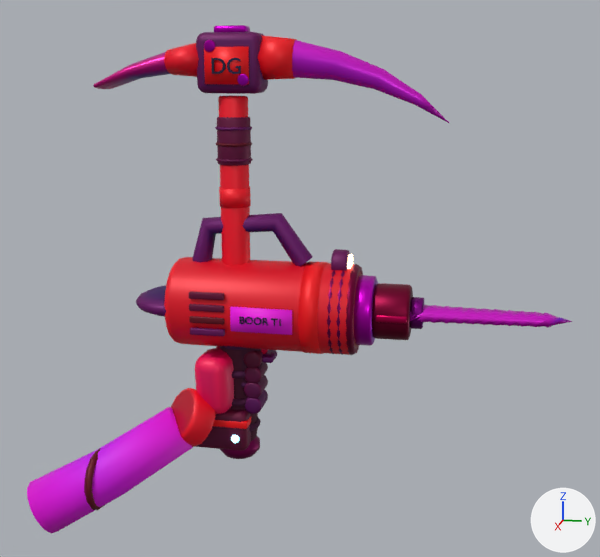
Two versions of the glTF model game/assets/models/tools.glb, one commit apart.
One viewpoint serves both versions: a 50 mm lens placed at (1.301, 0.368, 0.503), pointed at (0.04, 0.116, 0.188). Arrows for +X, +Y and +Z are at lower right; the lights stay in place. The older version comes first. Where no turn or scale is listed for an object, it has been applied to the vertices. Vertices at exactly the same position are counted once.

Names of what the first picture shows: 'Drill', 'Drill_Bit', 'Glove', 'Pickaxe'.
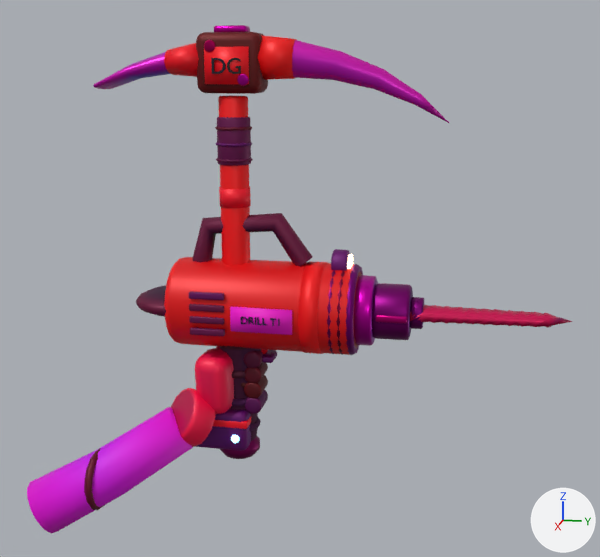
What differs and where, as boxes (x1, y1, x2, y2) in the pictures (600 x 557 px):
part 1 of me_drill, reshaped: before (239, 316, 277, 326); after (241, 317, 276, 326)
part 2 of me_drill, recoloured: (136, 213, 413, 451) in both
part 3 of me_drill_bit, recoloured (darker): (410, 297, 572, 329) in both
part 4 of me_glove, recoloured: (170, 351, 268, 446) in both
part 5 of me_pickaxe, recoloured: (93, 25, 446, 453) in both

The change, as a list of edits to the scene's bpy script:
```text
Change me_drill:
    used by ob_drill; location = (0.0, 0.0, 0.0)
    remove me_drill.from_pydata(...)  # 3982 vertices, 7832 faces; spans x -0.079..0.079, y -0.175..0.29, z -0.121..0.285
    add me_drill.from_pydata(...)  # 3070 vertices, 5976 faces; spans x -0.079..0.079, y -0.175..0.29, z -0.121..0.285
    me_drill part 1: 54 vertices moved from x 0.076..0.079, y 0.03..0.077, z 0.119..0.13 to x 0.076..0.079, y 0.032..0.085, z 0.119..0.13; 668 vertices removed from x 0.076..0.079, y 0.026..0.087, z 0.119..0.131; 212 vertices added at x 0.076..0.079, y 0.028..0.085, z 0.119..0.13
    me_drill part 2: 4614 kept faces spanning x -0.079..0.079, y -0.175..0.29, z -0.121..0.285 get new vertex colours; the middle colour goes from pink #ff00a8 to pink #ff00b7
    other edits to the shape of me_drill do not show in these pictures
Change me_drill_bit:
    where me_drill_bit.from_pydata(...)  # 229 vertices, 450 faces; spans x -0.031..0.031, y 0.0..0.25, z -0.026..0.026
    used by ob_drill_bit; location = (0.0, 0.29, 0.13)
    me_drill_bit part 3: 450 faces centred in x -0.028..0.028, y 0.0..0.237, z -0.025..0.025 are repainted in the vertex colours; the middle colour goes from pink #ff00f9 to pink #ff0069
Change me_glove:
    where me_glove.from_pydata(...)  # 1732 vertices, 3400 faces; spans x -0.048..0.176, y -0.335..0.048, z -0.251..0.088
    used by ob_glove; location = (0.0, 0.0, 0.0)
    me_glove part 4: 3400 kept faces spanning x -0.048..0.176, y -0.335..0.048, z -0.251..0.088 get new vertex colours; the middle colour goes from pink #f500ba to pink #f500c1
Change me_pickaxe:
    where me_pickaxe.from_pydata(...)  # 2201 vertices, 4334 faces; spans x -0.046..0.046, y -0.217..0.34, z -0.149..0.576
    used by ob_pickaxe; location = (0.0, 0.0, 0.0)
    me_pickaxe part 5: 4280 kept faces spanning x -0.046..0.046, y -0.217..0.34, z -0.149..0.576 get new vertex colours
```
